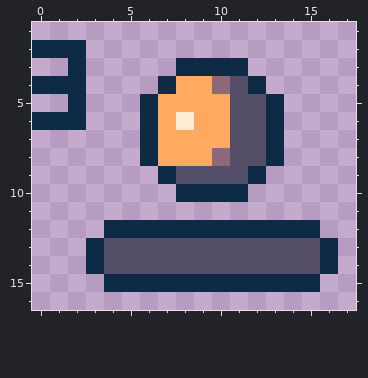
Two versions of one pixel-art file, Assets/Sprites/turret_button_icon.aseprite. The picture above was drawn from the file before the commit.
20x20 pixels, 1 frame. Shown: x 0..17, y 1..16. The old version is drawn lined up with the new one.
Once edited:
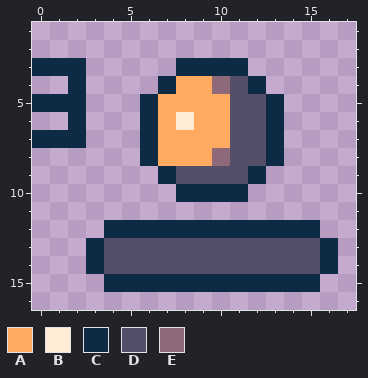
Palette (. is transparent): A #ffaa5e  B #ffecd6  C #0d2b45  D #544e68  E #8d697a
Difference:
whole drawing moved by +0,-1 (the old picture is shown already moved)
@@ x 0..4 @@
  1 .....
- 2 CCC..
- 3 ..C..
- 4 CCC..
- 5 ..C..
- 6 CCC..
- 7 .....
+ 2 .....
+ 3 CCC..
+ 4 ..C..
+ 5 CCC..
+ 6 ..C..
+ 7 CCC..
  8 .....
Pixel boxes of the changes (left, top, right, bottom) in both pictures:
changed: (32, 40, 86, 148)
